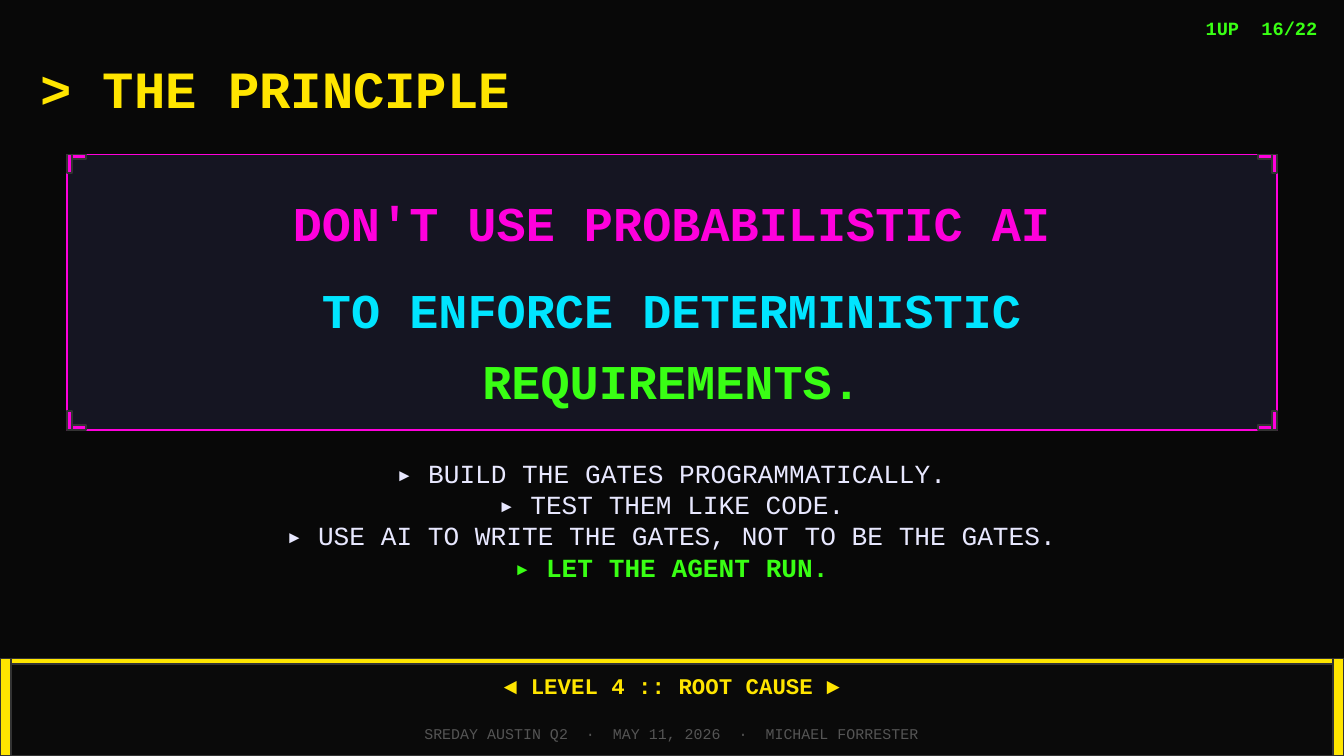
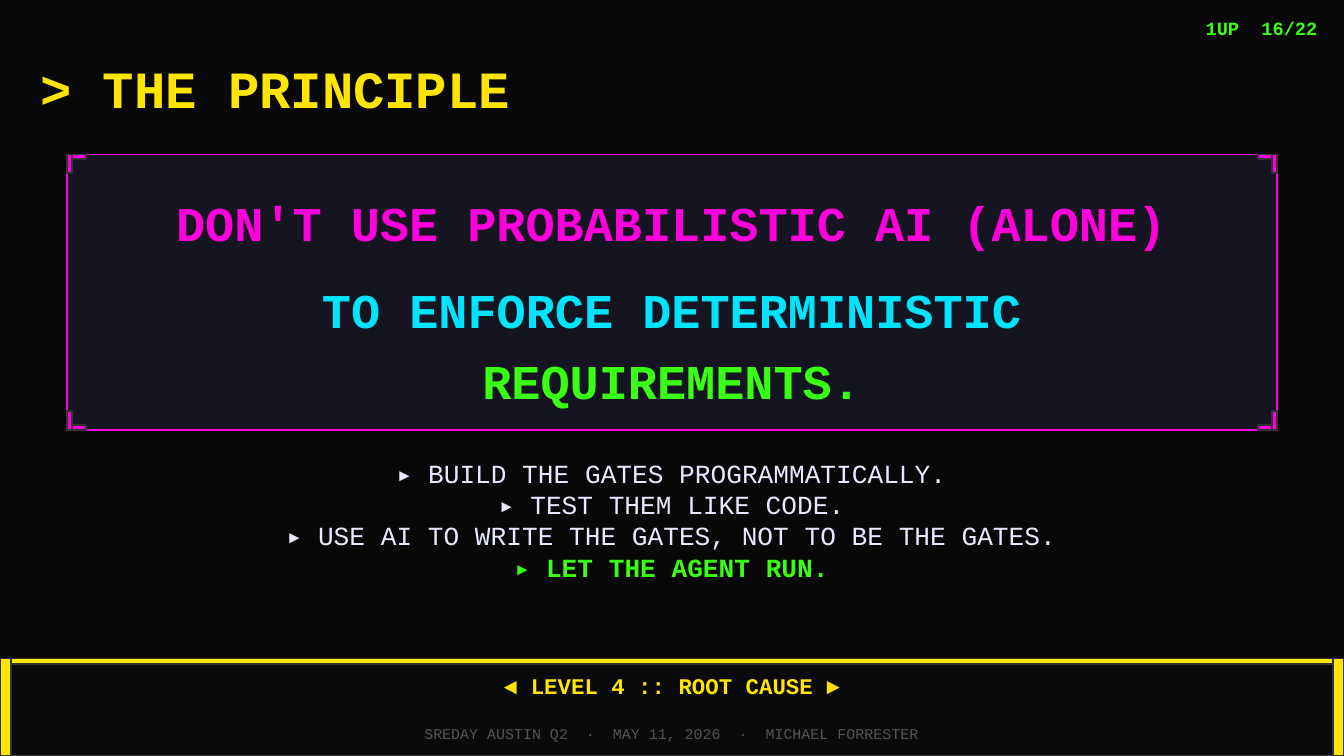
Before and after one commit to peopleforrester/SREday-Texas-2026, a slide deck: slide 16 of presentations/sreday-austin-2026-deck-arcade.pptx. Drawn at 1344x756 pixels with LibreOffice and Linux fonts; fonts in the diff are those of the drawing. Boxes give left, top, right and bottom in pixels: in the first picture for what was removed or moved away, otherwise in the second. Text is boxed around its words. In the diff, an @@ line names an element or a change of style, - is before the commit and + after.

```diff
--- a/presentations/sreday-austin-2026-deck-arcade.pptx
+++ b/presentations/sreday-austin-2026-deck-arcade.pptx
@@ text at [176,206,1166,251]: text changed @@
-DON'T USE PROBABILISTIC AI
+DON'T USE PROBABILISTIC AI (ALONE)
```
Also in this commit, not shown: 5 other slides changed, 1 slide removed.
